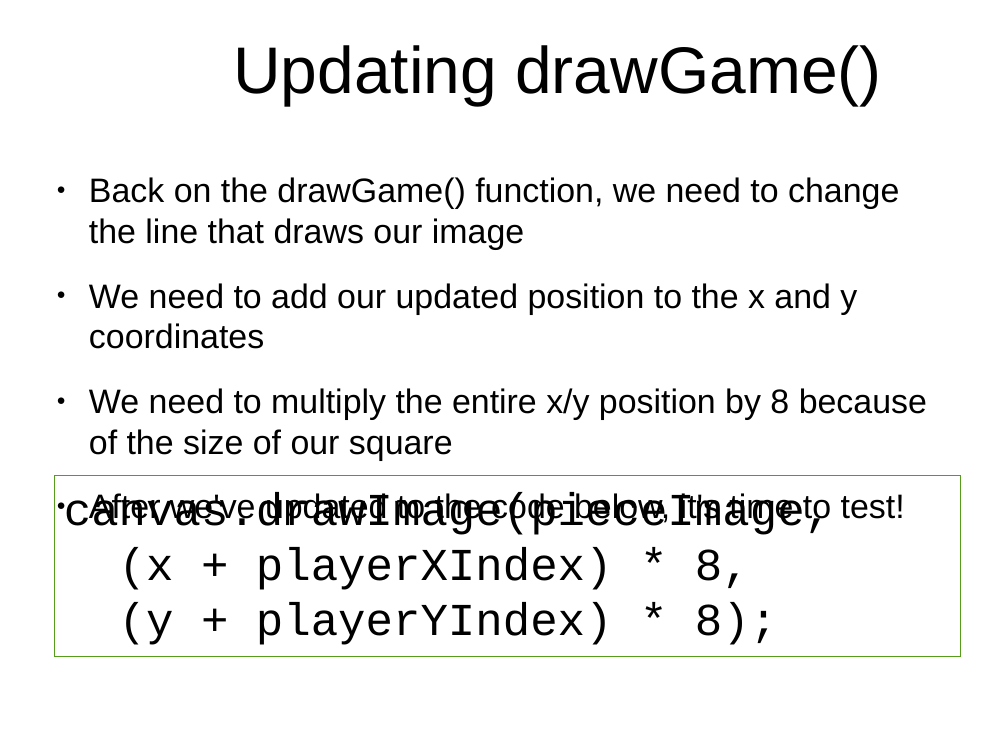
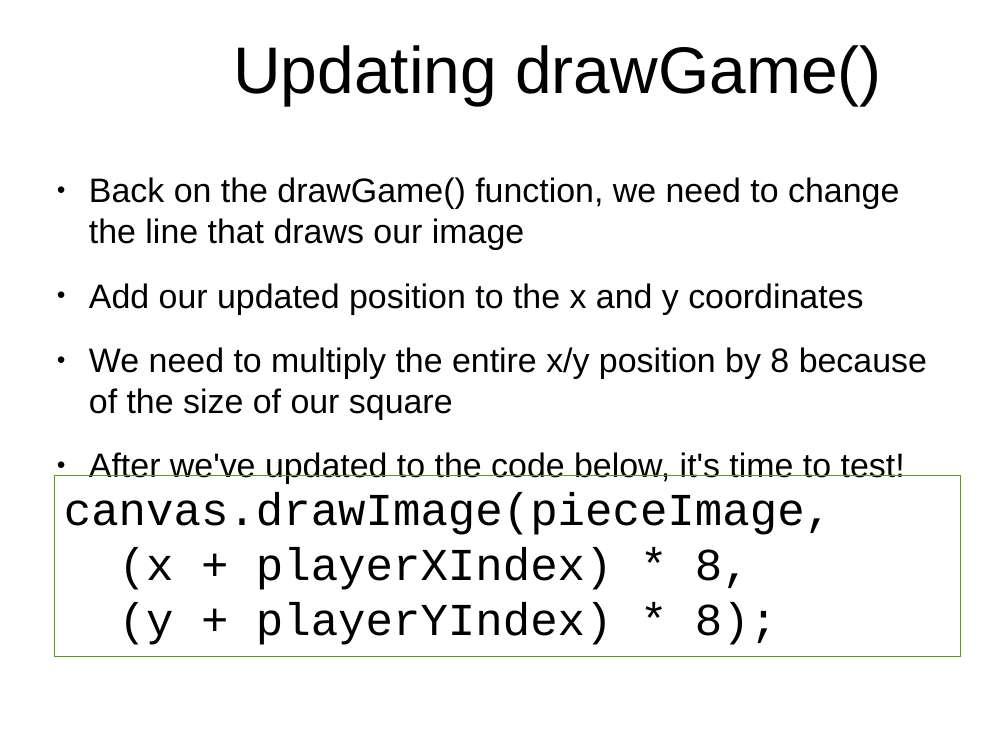
Before and after one commit to originalgrego/Webtris, a slide deck: slide 16 of Webtris - Explorathon 2016.odp (slide 15 before the commit). Drawn at 1008x756 pixels with LibreOffice and Linux fonts; fonts in the diff are those of the drawing; background and template pictures are left out. Boxes give left, top, right and bottom in pixels: in the first picture for what was removed or moved away, otherwise in the second. Text is boxed around its words. In the diff, an @@ line names an element or a change of style, - is before the commit and + after.

```diff
--- a/Webtris - Explorathon 2016.odp
+++ b/Webtris - Explorathon 2016.odp
@@ text at (89,283,863,315): text changed @@
-● We need to add our updated position to the x and y coordinates
+● Add our updated position to the x and y coordinates
```
Also in this commit, not shown: 11 other slides changed, 1 slide added, 1 other file.
